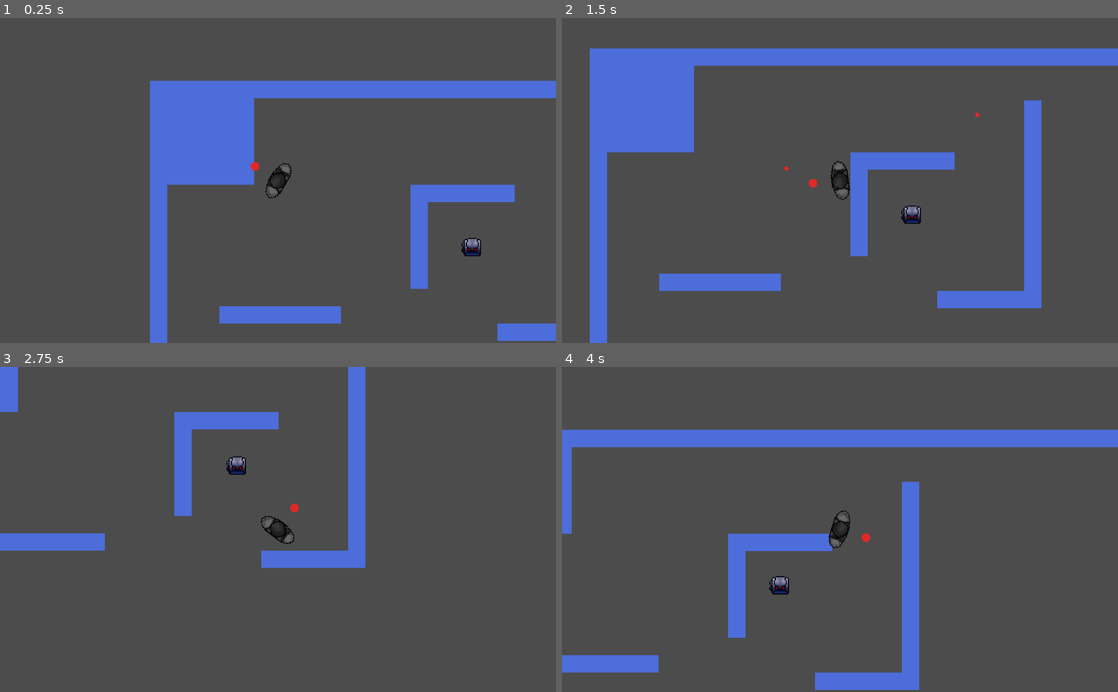
Above: before the commit, frames 1-4 (two rows, left to right).
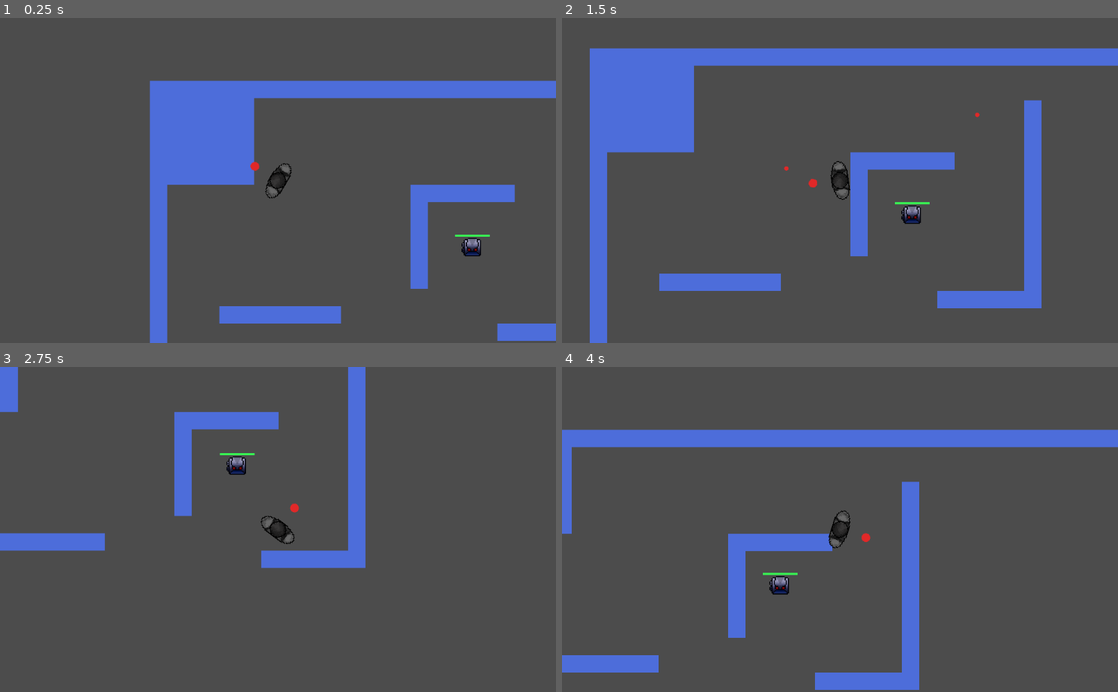
Above: after the commit, the same moments.

Repository: ARayRyanR/TimeGun
Game: Godot game, scene res://src/World.tscn
The game is run twice, just before and just after one commit, with the same random seed, the same clock (stepped at 60 frames per second) and the same inputs.
Inputs (mouse positions are in pixels of both pictures, inside the frame that each line leads up to):
- Up to frame 1 (0.25 s): no input
- Up to frame 2 (1.5 s): tap Enter at 0.5 s; move the mouse to (962, 164) at 0.52 s; hold Right (ui_right) 0.53-1.28 s; click (962, 164) at 0.6 s; move the mouse to (728, 196) at 1.27 s; hold Down (ui_down) from 1.28 s (still down); click (728, 196) at 1.35 s
- Up to frame 3 (2.75 s): move the mouse to (333, 458) at 2.02 s; release Down (ui_down) at 2.03 s; hold Right (ui_right) from 2.03 s (still down); click (333, 458) at 2.1 s
- Up to frame 4 (4 s): move the mouse to (812, 594) at 2.77 s; release Right (ui_right) at 2.78 s; hold Up (ui_up) 2.78-3.53 s; click (812, 594) at 2.85 s; move the mouse to (1006, 578) at 3.52 s; hold Left (ui_left) from 3.53 s (still down); click (1006, 578) at 3.6 s

The runs differ from the first frame. In frame 1, less than 0.1% of the frame differs, in the area x 81-89%, y 66-68%; in frame 2, less than 0.1%, in the area x 59-67%, y 56-58%; in frame 3, less than 0.1%; in frame 4, less than 0.1%.

Commit message:
added health bar

Diff:
--- a/TimeGun/src/Enemy.gd
+++ b/TimeGun/src/Enemy.gd
@@ -6,6 +6,9 @@
 export var distancing  = 150.0     # average distance the drone will try to keep
 export var distancing_space = 30.0 # distance threshold
 export var dodge_chance = 5.0      # out of 1000 per state process (prob. of triggering a dodge)
+
+# @@@ ENEMY PROPERTIES @@@
+export var health = 100.0          # initial enemy health
 
 # @@@ STATE MACHINE @@@
 enum {
@@ -39,8 +42,15 @@
 			dodge(delta)
 
 func _process(delta: float) -> void:
+	# check if enemy is dead
+	if health <= 0.0:
+		death()
+
 	# apply velocity
 	velocity = move_and_slide(velocity)
+
+func death():
+	queue_free()
 
 # @@@ STATE METODS @@@
 func idle():
@@ -105,12 +115,18 @@
 			state = IDLE
 			return
 
+# @@@ UTILITY METHODS @@@
+func update_health_bar():
+	$HealthBar/GreenBar.scale.x = health / 100.0
 
+# @@@ SIGNAL METHODS @@@
 # triggers when a bullet touches enemy body
 func _on_BulletDetector_body_entered(body: Node) -> void:
-	# delete both
+	# take damage
+	health -= 10.0
+	update_health_bar()
+	# delete bullet
 	body.queue_free()
-	queue_free()
 
 # when dodge animation ends, reset idle animation
 func _on_BodySprite_animation_finished() -> void:
--- a/TimeGun/src/Enemy.tscn
+++ b/TimeGun/src/Enemy.tscn
@@ -1,7 +1,9 @@
-[gd_scene load_steps=21 format=2]
+[gd_scene load_steps=23 format=2]
 
 [ext_resource path="res://assets/sprites/enemy.png" type="Texture" id=1]
 [ext_resource path="res://src/Enemy.gd" type="Script" id=2]
+[ext_resource path="res://assets/sprites/bar_red.png" type="Texture" id=3]
+[ext_resource path="res://assets/sprites/bar_green.png" type="Texture" id=4]
 
 [sub_resource type="RectangleShape2D" id=1]
 extents = Vector2( 14.6755, 14.4456 )
@@ -98,6 +100,15 @@
 [node name="BodyShape" type="CollisionShape2D" parent="BulletDetector"]
 shape = SubResource( 1 )
 
-[node name="PlayerDetector" type="RayCast2D" parent="."]
+[node name="HealthBar" type="Position2D" parent="."]
+position = Vector2( -32, -24 )
+
+[node name="RedBar" type="Sprite" parent="HealthBar"]
+texture = ExtResource( 3 )
+centered = false
+
+[node name="GreenBar" type="Sprite" parent="HealthBar"]
+texture = ExtResource( 4 )
+centered = false
 [connection signal="animation_finished" from="BodySprite" to="." method="_on_BodySprite_animation_finished"]
 [connection signal="body_entered" from="BulletDetector" to="." method="_on_BulletDetector_body_entered"]
